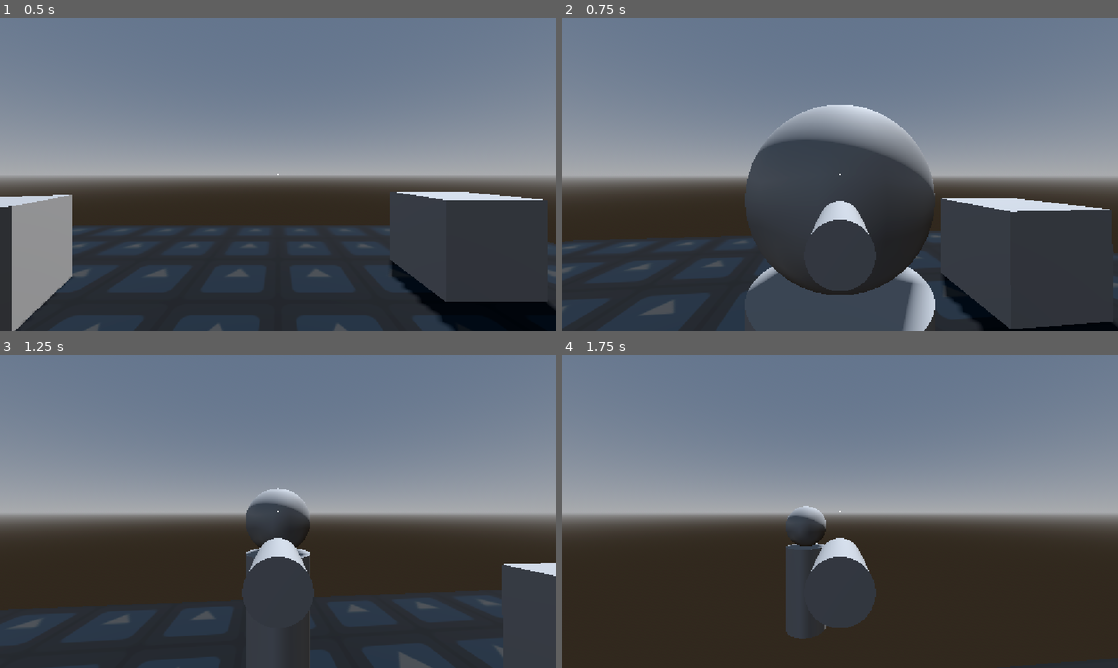
Above: before the commit, frames 1-4 (two rows, left to right).
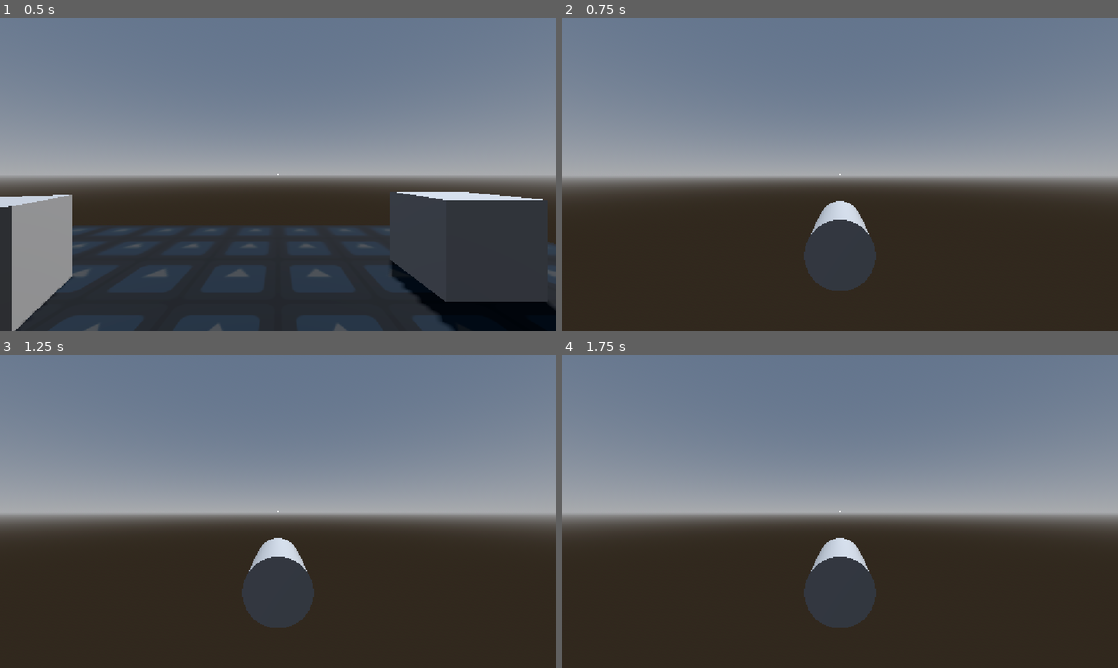
Above: after the commit, the same moments.

Repository: tmrupp/LD60
Game: Godot game, scene res://scenes/fps_test.tscn
The game is run twice, just before and just after one commit, with the same random seed, the same clock (stepped at 60 frames per second) and the same inputs. This scene is started directly instead of the project's main scene. The engine's default icon, where the game draws it, is replaced by a stand-in: a white triangle on a blue panel in a dark square.
Inputs (mouse positions are in pixels of both pictures, inside the frame that each line leads up to):
- Up to frame 1 (0.5 s): no input
- Up to frame 2 (0.75 s): tap Enter at 0.5 s; move the mouse to (867, 174) at 0.52 s; press the mouse at (867, 174) at 0.53 s; hold W (forward) from 0.53 s (still down)
- Up to frame 3 (1.25 s): keep holding W (forward); tap Space (jump) at 0.77 s
- Up to frame 4 (1.75 s): keep holding W (forward); move the mouse to (812, 511) at 1.27 s; release the mouse at (812, 511) at 1.28 s; click (812, 511) at 1.35 s; tap Space (jump) at 1.52 s

Frame 1 is identical in both runs. In frame 2, 32% of the frame differs, in the area x 0-100%, y 27-100%; in frame 3, 13%; in frame 4, 1.4%.

Commit message:
make rotation feel better

Diff:
--- a/scripts/bullet.gd
+++ b/scripts/bullet.gd
@@ -3,7 +3,7 @@
 @onready var area_3d: Area3D = $Area3D
 @onready var camera: Camera3D = $Camera3D
 
-const SPEED = 3 #20
+const SPEED = 20
 const MOUSE_SENSITIVITY = 0.002
 
 var flying : bool
@@ -21,8 +21,8 @@
 func _unhandled_input(event: InputEvent) -> void:
 	if not flying:
 		if event is InputEventMouseMotion and Input.mouse_mode == Input.MOUSE_MODE_CAPTURED:
-			rotate_object_local(basis.y, -event.relative.x * MOUSE_SENSITIVITY)
-			rotate_object_local(basis.z, -event.relative.y * MOUSE_SENSITIVITY)
+			rotate(basis.y, -event.relative.x * MOUSE_SENSITIVITY)
+			rotate(basis.x, -event.relative.y * MOUSE_SENSITIVITY)
 
 		if event is InputEventKey and event.pressed and event.keycode == KEY_ESCAPE:
 			if Input.mouse_mode == Input.MOUSE_MODE_CAPTURED:
